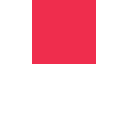
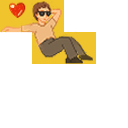
Comparing the layer stacks of the two 128px x 128px images. Changes:
hid "Layer 8" over [32, 0, 96, 64]
added group "Z" with 4 layers above "L" over [0, 0, 96, 64]
added layer "Retro Pixel Art Relaxation" in group "Z" over [0, 0, 93, 64]
showed "Layer 7", moved it into group "Z" over [0, 0, 96, 64]
